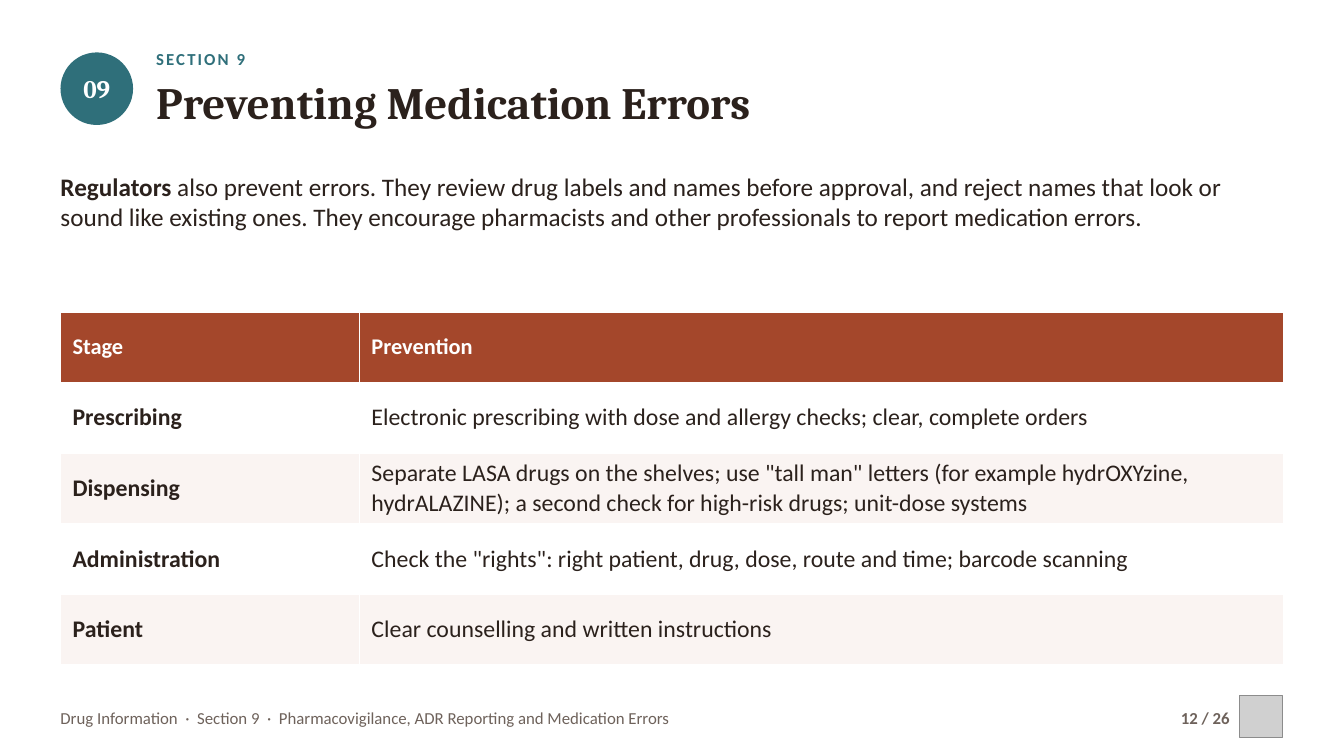
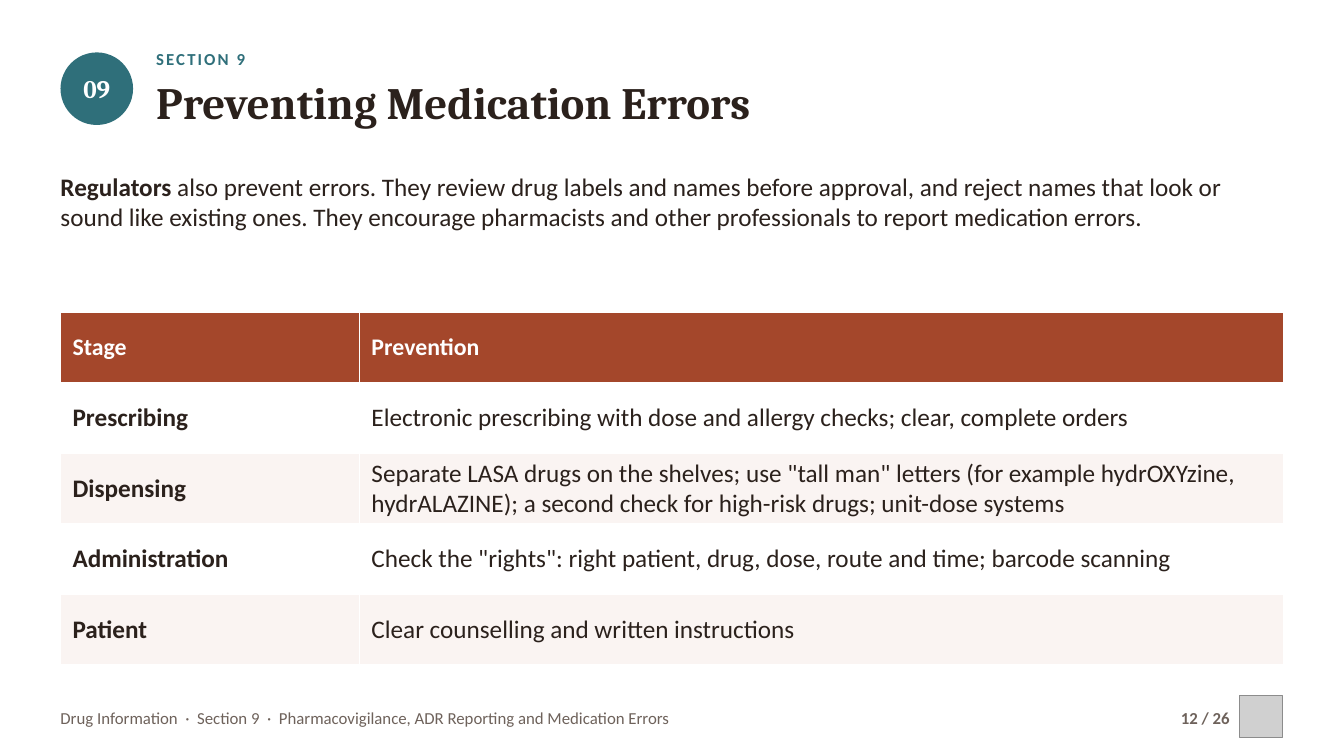
Before and after one commit to drrefaat18-ops/yasser, a slide deck: slide 12 of projects/drug-information-practical/slides/ch09-pharmacovigilance-medication-errors.pptx. Drawn at 1344x756 pixels with LibreOffice and Linux fonts; fonts in the diff are those of the drawing; grey boxes stand for pictures. Boxes give left, top, right and bottom in pixels: in the first picture for what was removed or moved away, otherwise in the second. Text is boxed around its words. In the diff, an @@ line names an element or a change of style, - is before the commit and + after.

```diff
--- a/projects/drug-information-practical/slides/ch09-pharmacovigilance-medication-errors.pptx
+++ b/projects/drug-information-practical/slides/ch09-pharmacovigilance-medication-errors.pptx
@@ table at [60, 313, 1285, 665] @@
@@ size 16 to 17 pt in "Stage", "Prevention" @@
@@ size 17 to 18 pt @@
```
Also in this commit, not shown: 11 other files.
